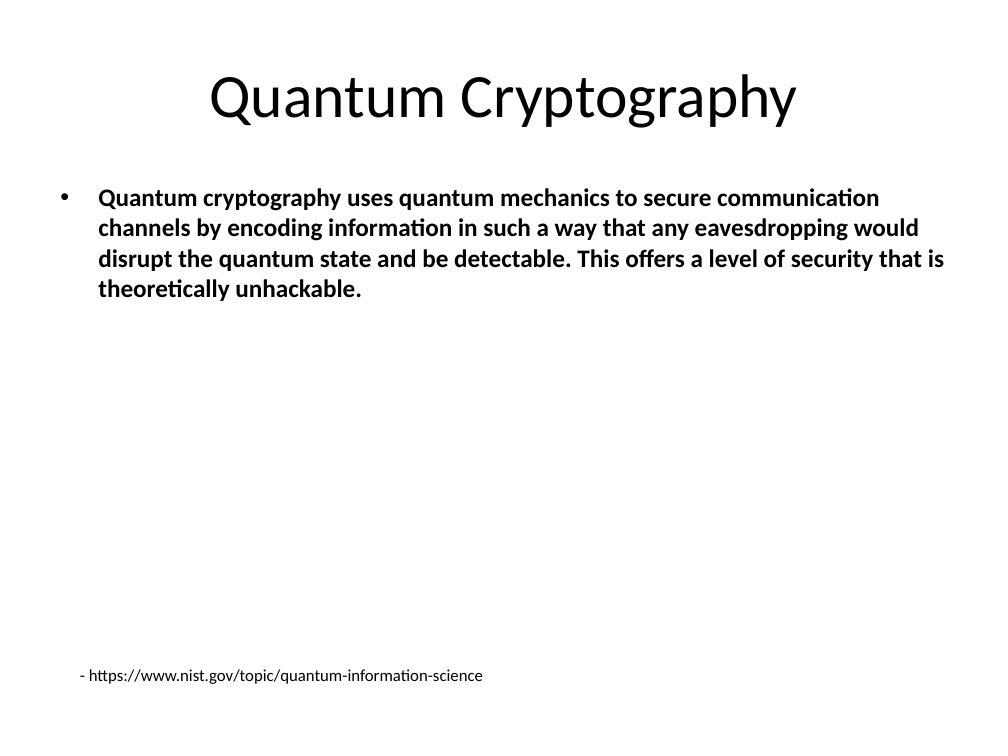
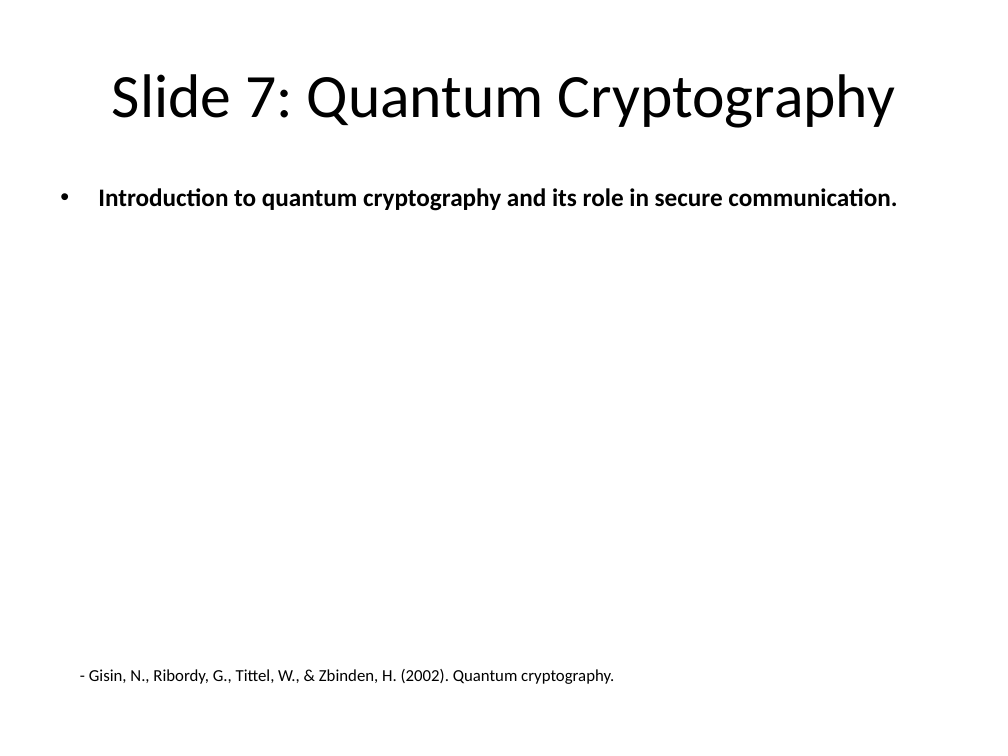
Before and after one commit to infrasvc-magang/test, a slide deck: slide 8 of backend/project/PPTX/Quantum_presentation.pptx. Drawn at 1008x756 pixels with LibreOffice and Linux fonts; fonts in the diff are those of the drawing. Boxes give left, top, right and bottom in pixels: in the first picture for what was removed or moved away, otherwise in the second. Text is boxed around its words. In the diff, an @@ line names an element or a change of style, - is before the commit and + after.

```diff
--- a/backend/project/PPTX/Quantum_presentation.pptx
+++ b/backend/project/PPTX/Quantum_presentation.pptx
@@ title at (112, 74, 895, 128): text changed @@
-Quantum Cryptography
+Slide 7: Quantum Cryptography
@@ text at (98, 188, 897, 211): text changed @@
-• Quantum cryptography uses quantum mechanics to secure communication channels by encoding information in such a way that any eavesdropping would disrupt the quantum state and be detectable. This offers a level of security that is theoretically unhackable.
+• Introduction to quantum cryptography and its role in secure communication.
@@ text at (89, 669, 614, 684): text changed @@
-- https://www.nist.gov/topic/quantum-information-science
+- Gisin, N., Ribordy, G., Tittel, W., & Zbinden, H. (2002). Quantum cryptography.
```
Also in this commit, not shown: 7 other slides changed, 2 slides added, 2 slides removed, 15 other files.
